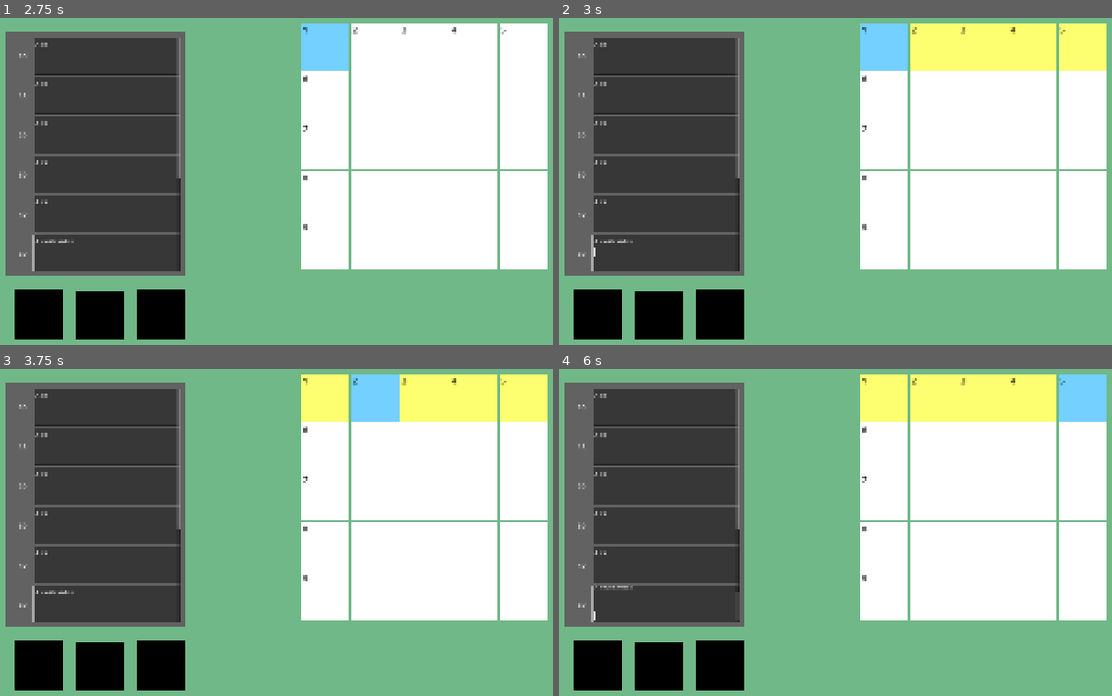
Above: before the commit, frames 1-4 (two rows, left to right).
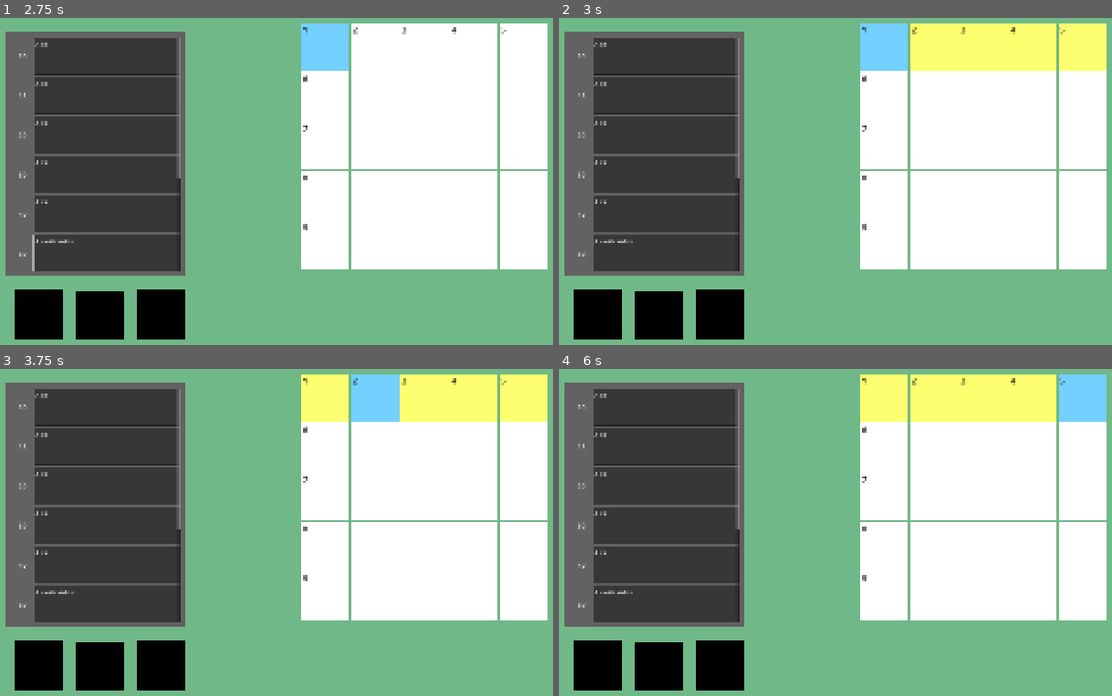
Above: after the commit, the same moments.

Repository: tagetjerngren/WordCrossing
Game: Godot game, scene res://Scenes/level.tscn
Same seed, same stepped clock (60 frames per second), same inputs: the game is played once before the commit and once after it.
Inputs (mouse positions are in pixels of both pictures, inside the frame that each line leads up to):
- Up to frame 1 (2.75 s): click (105, 57) at 0.52 s; type "Alex" at 0.6 s; click (105, 96) at 0.75 s; type "Alex" at 0.83 s; click (105, 135) at 0.98 s; type "Alex" at 1.07 s; click (105, 174) at 1.27 s; type "Alex" at 1.35 s; click (105, 214) at 1.5 s; type "Alex" at 1.58 s; click (105, 253) at 1.73 s; type "Alex" at 1.82 s; click (105, 292) at 2.02 s; type "Alex" at 2.1 s; click (105, 331) at 2.25 s; type "Alex" at 2.33 s
- Up to frame 2 (3 s): tap Enter at 2.75 s; move the mouse to (885, 47) at 2.77 s; click (885, 47) at 2.92 s
- Up to frame 3 (3.75 s): tap Space at 3.5 s; move the mouse to (376, 398) at 3.52 s; click (376, 398) at 3.67 s
- Up to frame 4 (6 s): tap Enter at 4.25, 5.75 s; move the mouse to (984, 398) at 4.27 s; click (984, 398) at 4.42 s; tap Space at 5 s; move the mouse to (1034, 398) at 5.02 s; click (1034, 398) at 5.17 s; move the mouse to (1084, 398) at 5.77 s; click (1084, 398) at 5.92 s

Frame 1 is identical in both runs. In frame 2, less than 0.1% of the frame differs, in the area x 5-7%, y 66-78%; in frame 3, less than 0.1%; in frame 4, 0.2%, in the area x 5-33%, y 66-78%.

Commit message:
Fix: Clicking on the grid unfocuses the text box

Diff:
--- a/Scenes/hint.gd
+++ b/Scenes/hint.gd
@@ -18,6 +18,10 @@
 		Entry.SetTitle(i)
 		Entries.append(Entry)
 
+func UnfocusList():
+	for Entry in Entries:
+		Entry.Unfocus()
+
 func _ready() -> void:
 	pass
 	#PopulateHintList(["1A", "1D", "2A", "2D"])
--- a/Scenes/hint_entry.tscn
+++ b/Scenes/hint_entry.tscn
@@ -20,3 +20,5 @@
 layout_mode = 2
 placeholder_text = "Enter Word Clue"
 wrap_mode = 1
+
+[connection signal="focus_exited" from="TextEdit" to="." method="_on_text_edit_focus_exited"]
--- a/Scenes/level.tscn
+++ b/Scenes/level.tscn
@@ -9,7 +9,7 @@
 [node name="ColorRect" type="ColorRect" parent="." unique_id=1879438457]
 offset_right = 1920.0
 offset_bottom = 1080.0
-mouse_filter = 2
+mouse_filter = 1
 color = Color(0.4392, 0.72, 0.52812004, 1)
 
 [node name="Grid" parent="." unique_id=1413559531 instance=ExtResource("1_k5f4k")]
--- a/Scripts/grid.gd
+++ b/Scripts/grid.gd
@@ -151,10 +151,6 @@
 
 			Number += 1
 
-	for i in HintTitles:
-		print(i)
-	print()
-
 # Called when the node enters the scene tree for the first time.
 func _ready() -> void:
 	SpawnGrid()
@@ -163,6 +159,9 @@
 
 func SetHintList():
 	$"../Hint".PopulateHintList(HintTitles)
+
+func UnfocusHintList():
+	$"../Hint".UnfocusList()
 
 func _input(event: InputEvent) -> void:
 	if event is InputEventKey and event.is_pressed() and !event.is_echo():
--- a/Scripts/hint_entry.gd
+++ b/Scripts/hint_entry.gd
@@ -2,3 +2,6 @@
 
 func SetTitle(Title : String):
 	$Label.text = Title
+
+func Unfocus():
+	$TextEdit.release_focus()
--- a/Scripts/tile.gd
+++ b/Scripts/tile.gd
@@ -23,6 +23,8 @@
 func _on_input_event(_viewport: Node, event: InputEvent, _shape_idx: int) -> void:
 	if event is InputEventMouseButton and event.is_pressed() and not bBlocked:
 		Owner.TileClicked(Index)
+		Owner.UnfocusHintList()
+
 
 func SetWordNumber(Number : int):
 	WordNumber.text = str(Number)
